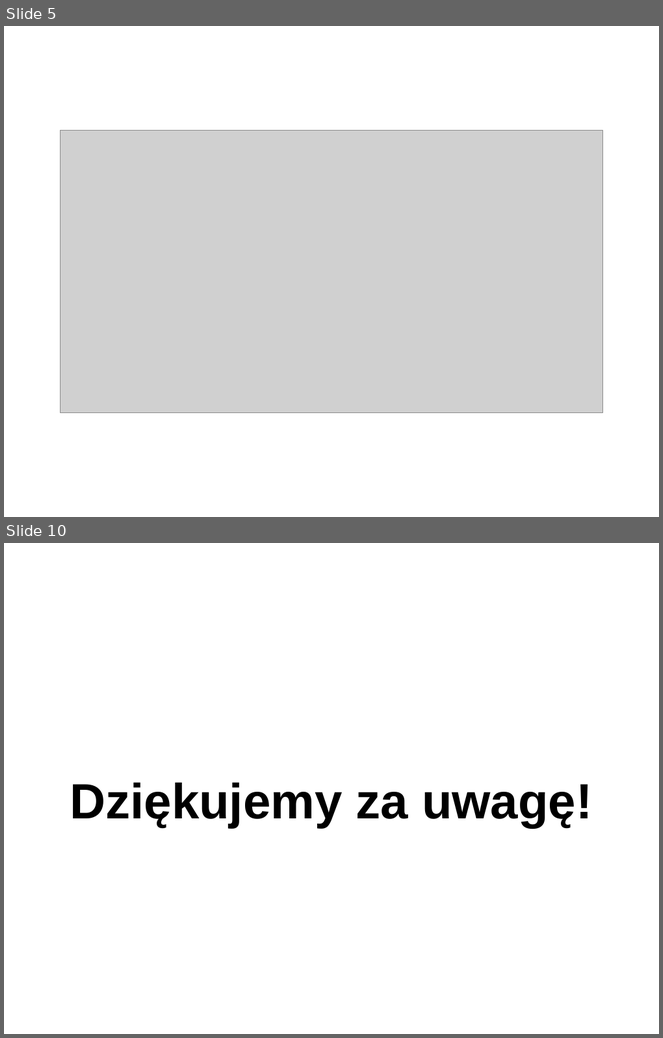
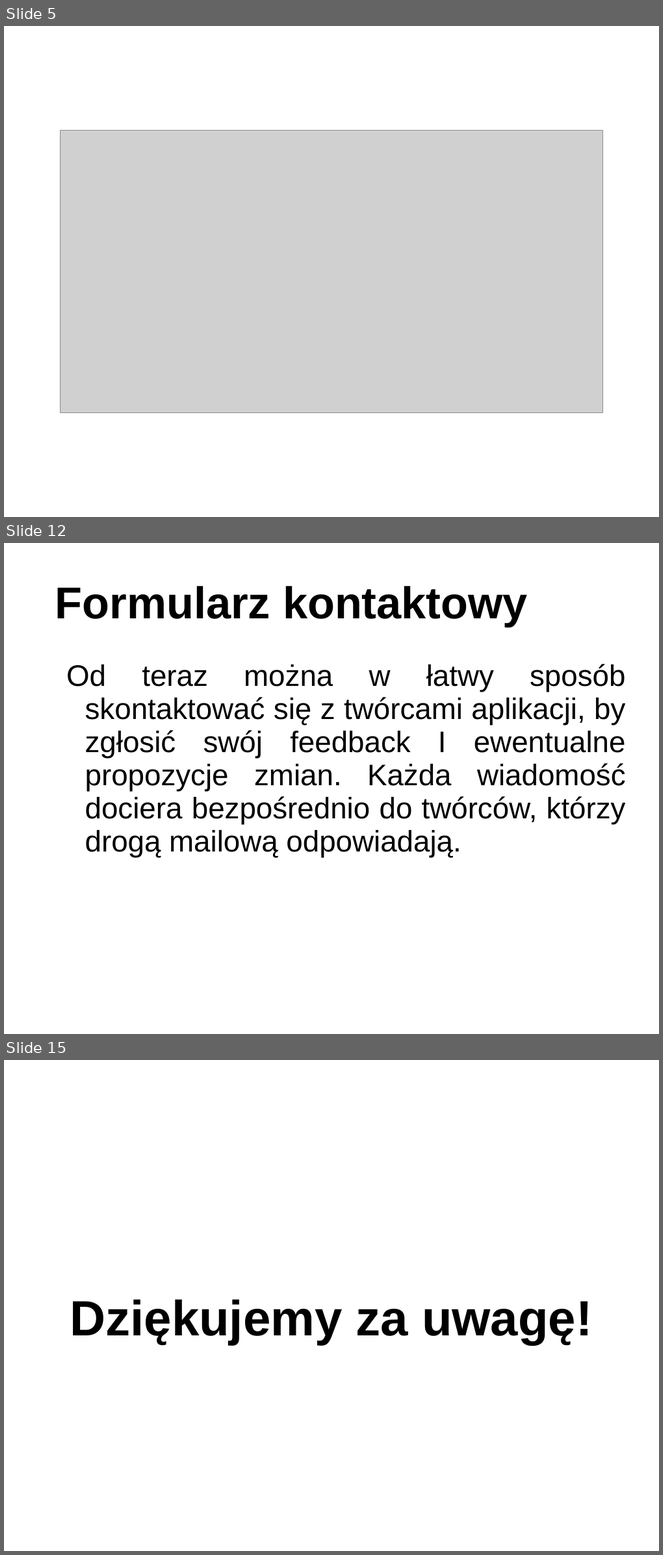
Before and after one commit to NaczelnyRachmistrz/StockRogue, a slide deck: prezentacja/stock_rogue.ppt. Shown one above the other, each under a label of ours: slides 5 and 10 before the commit, slides 5, 12 and 15 after it; the slides between them are not shown. The pictures are 663x1038 and 663x1555 pixels, drawn with LibreOffice and Linux fonts; fonts in the diff are those of the drawing; grey boxes stand for pictures; background and template pictures are left out. Boxes give left, top, right and bottom in pixels: in the first picture for what was removed or moved away, otherwise in the second. Text is boxed around its words. In the diff, an @@ line names an element or a change of style, - is before the commit and + after.

```diff
--- a/prezentacja/stock_rogue.ppt
+++ b/prezentacja/stock_rogue.ppt
@@ slide 12 added at bbox=[4, 543, 659, 1034], background #FFFFFF @@
@@ title added at bbox=[55, 586, 528, 627], 54 pt, text #000000, bold @@
+Formularz kontaktowy
@@ text added at bbox=[66, 664, 626, 858], 36 pt, text #000000 @@
+  Od teraz można w łatwy sposób skontaktować się z twórcami aplikacji, by zgłosić swój feedback I ewentualne propozycje zmian. Każda wiadomość dociera bezpośrednio do twórców, którzy drogą mailową odpowiadają.
@@ what was slide 10 is now slide 15 @@
```
Also in this commit, not shown: 6 slides changed, 5 other slides added, 1 slide removed.
